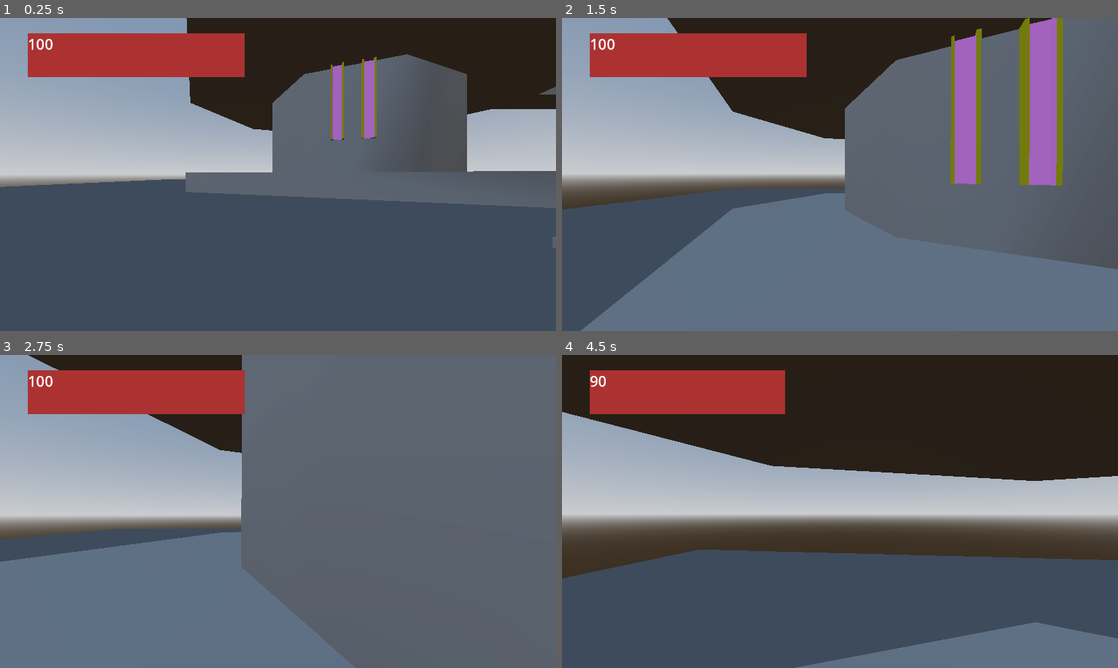
Above: before the commit, frames 1-4 (two rows, left to right).
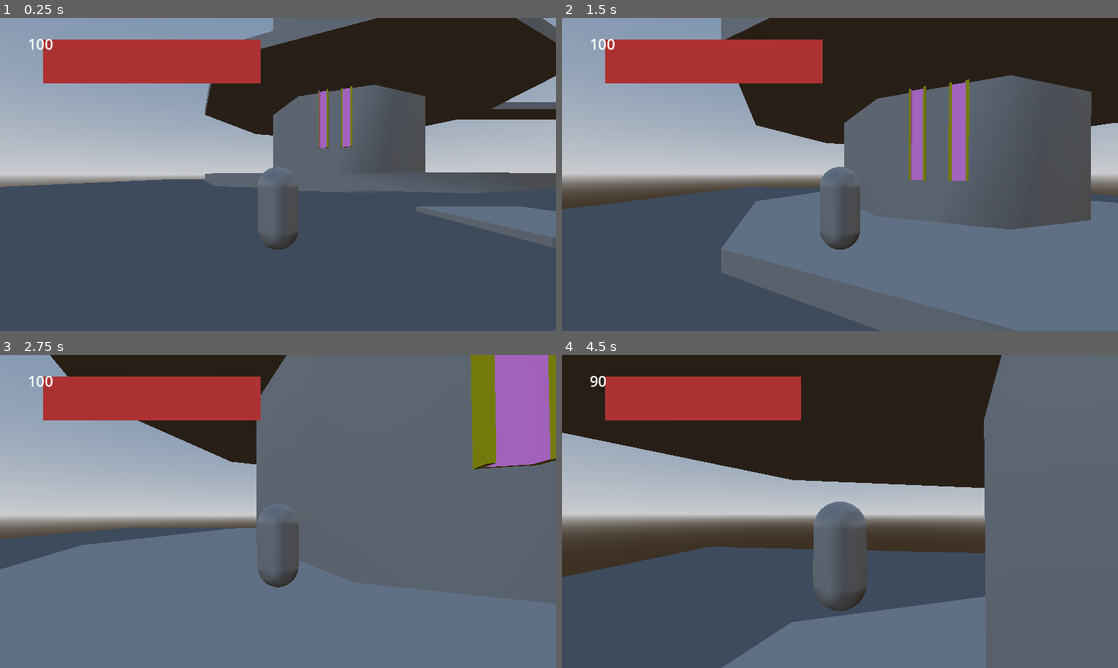
Above: after the commit, the same moments.

Repository: c-dez/3d-game
Game: Godot game, scene res://escenes/world/world.tscn
Same seed, same stepped clock (60 frames per second), same inputs: the game is played once before the commit and once after it.
Inputs (mouse positions are in pixels of both pictures, inside the frame that each line leads up to):
- Up to frame 1 (0.25 s): no input
- Up to frame 2 (1.5 s): tap Enter (ui_accept) at 0.5 s; move the mouse to (867, 174) at 0.52 s; hold W (forward) from 0.53 s (still down); tap E (action) at 0.6 s; tap Space (jump) at 0.77 s; right-click (867, 174) at 0.8 s; move the mouse to (812, 174) at 1.27 s; right-click (812, 174) at 1.35 s
- Up to frame 3 (2.75 s): keep holding W (forward); tap Space (jump) at 1.52 s; tap E (action) at 1.55, 2.1 s; move the mouse to (289, 505) at 2.02 s; right-click (289, 505) at 2.3 s
- Up to frame 4 (4.5 s): keep holding W (forward); move the mouse to (834, 517) at 2.77 s; tap Q (q_key) at 2.85 s; tap Space (jump) at 3.02, 3.77 s; tap E (action) at 3.05, 4.35 s; move the mouse to (878, 514) at 3.52 s; right-click (878, 514) at 3.6 s; move the mouse to (795, 508) at 4.27 s

The runs differ from the first frame. In frame 1, 16% of the frame differs, in the area x 5-100%, y 0-74%; in frame 2, 30%; in frame 3, 21%; in frame 4, 37%, in the area x 0-100%, y 0-100%.

Commit message:
anadido first_person() en PlayerCamera

Diff:
--- a/escenes/player/camera/player_camera.gd
+++ b/escenes/player/camera/player_camera.gd
@@ -7,6 +7,8 @@
 
 var mouse_sens: float = 0.25 / 3 # 60 fps
 var camera_input_direction: Vector2 = Vector2.ZERO
+
+var camera_distance:float = 5.0
 
 
 func _ready() -> void:
@@ -24,6 +26,15 @@
 	#reset
 	camera_input_direction = Vector2.ZERO
 
+	first_person()
+
+
+func first_person()->void:
+	if Input.is_action_pressed(Keybindings.rmb):
+		spring_length = 0
+	else:
+		spring_length = camera_distance
+
 
 
 func _unhandled_input(event: InputEvent) -> void:
--- a/escenes/player/player.tscn
+++ b/escenes/player/player.tscn
@@ -35,6 +35,7 @@
 
 [node name="PlayerCamera" parent="." instance=ExtResource("2_sniej")]
 transform = Transform3D(1, 0, 0, 0, 1, 0, 0, 0, 1, 0, 0.812631, 0)
+spring_length = 5.0
 
 [node name="Actions" type="Node" parent="."]
 script = ExtResource("3_6mcrl")
--- a/escenes/player/ui/player_ui.tscn
+++ b/escenes/player/ui/player_ui.tscn
@@ -10,13 +10,11 @@
 anchors_preset = 15
 anchor_right = 1.0
 anchor_bottom = 1.0
-offset_left = 64.0
-offset_top = 36.0
-offset_right = 64.0
-offset_bottom = 36.0
+offset_left = 100.0
+offset_top = 50.0
 grow_horizontal = 2
 grow_vertical = 2
-value = 55.0
+value = 100.0
 texture_progress = ExtResource("1_5gc5p")
 
 [node name="Control" type="Control" parent="."]
--- a/project.godot
+++ b/project.godot
@@ -76,6 +76,11 @@
 "events": [Object(InputEventKey,"resource_local_to_scene":false,"resource_name":"","device":-1,"window_id":0,"alt_press …(192 unchanged characters)…
 ]
 }
+rmb={
+"deadzone": 0.2,
+"events": [Object(InputEventMouseButton,"resource_local_to_scene":false,"resource_name":"","device":-1,"window_id":0,"alt_pressed":false,"shift_pressed":false,"ctrl_pressed":false,"meta_pressed":false,"button_mask":2,"position":Vector2(236, 18),"global_position":Vector2(245, 66),"factor":1.0,"button_index":2,"canceled":false,"pressed":true,"double_click":false,"script":null)
+]
+}
 
 [physics]
 
--- a/scripts/keybinings/keybindings.gd
+++ b/scripts/keybinings/keybindings.gd
@@ -20,6 +20,9 @@
 #climbing
 var climb: String = "forward"
 var descend: String = "backwards"
+
+#mouse buttons
+var rmb:String = "rmb"
 
 
 func _ready() -> void:
